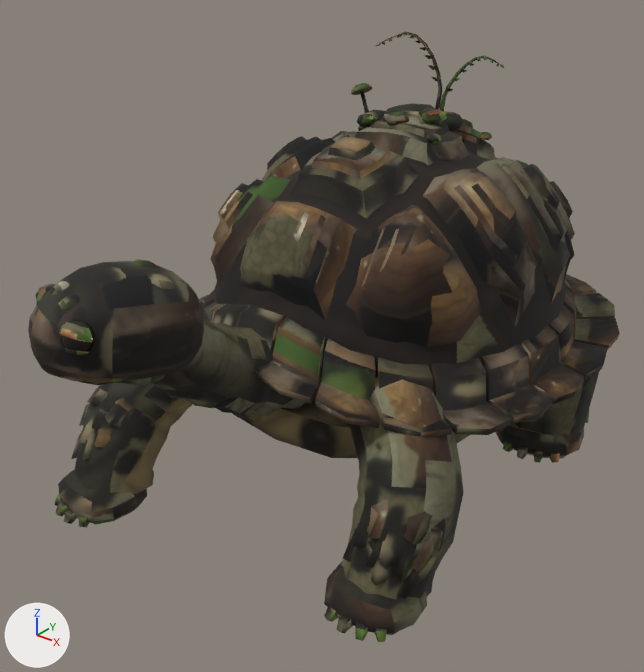
The FBX model models/export/turtle.fbx as it was, and as the next commit left it.
One viewpoint serves both versions: a camera (50 mm lens) standing at (3.22, -4.66, 3.61) and looking at (-0.04, -0.6, 1.1). Arrows for +X, +Y and +Z are at lower left; the lights stay in place. The older version comes first. Vertices at exactly the same position are counted once.

Names of what the first picture shows: 'Turtle_Body' and 1 more.
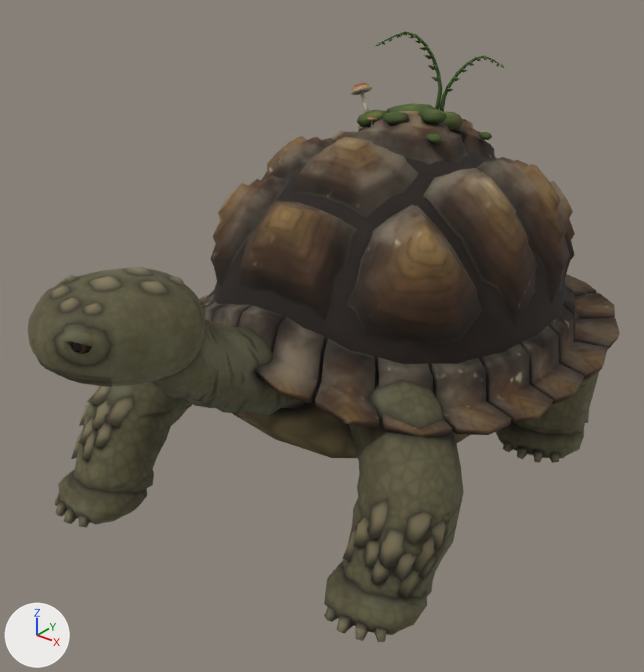
Pixel boxes (x1, y1, x2, y2) of what changed, in the pictures (644 x 672 px; the box of a moved part takes in the faces that stretch with it):
part 1 of me_turtle_body, moved or reshaped
    before: (89, 266, 126, 284)
    after: (89, 276, 122, 292)
part 2 of me_turtle_body, moved or reshaped
    before: (49, 281, 69, 295)
    after: (50, 286, 71, 299)
part 3 of me_turtle_body, moved or reshaped
    before: (58, 293, 80, 311)
    after: (59, 298, 81, 312)
part 4 of me_turtle_body, moved or reshaped
    before: (132, 259, 159, 269)
    after: (124, 267, 153, 276)
part 5 of me_turtle_body, moved or reshaped
    before: (147, 273, 176, 289)
    after: (139, 281, 168, 295)
part 6 of me_turtle_body, added
    after: (168, 276, 185, 286)
part 7 of me_turtle_body, added
    after: (62, 275, 79, 284)
part 8 of me_turtle_body, added
    after: (83, 303, 103, 316)
part 9 of me_turtle_body, moved or reshaped
    before: (28, 261, 204, 385)
    after: (28, 268, 205, 387)
part 10 of me_turtle_body, surface changed
    both: (28, 31, 620, 642)

The change, as a list of edits to the scene's bpy script:
```text
Change me_turtle_body:
    used by ob_turtle_body; location = (0.0, 0.0, 0.0)
    remove me_turtle_body.from_pydata(...)  # 4851 vertices, 4595 faces; spans x -1.42..1.42, y -2.54..1.81, z 0.0..2.85
    add me_turtle_body.from_pydata(...)  # 4971 vertices, 4700 faces; spans x -1.42..1.42, y -2.55..1.81, z 0.0..2.85
    me_turtle_body part 1: the loose piece of 16 vertices spanning x -0.26..-0.01, y -2.28..-2.03, z 1.95..2.01 is scaled about its middle by (0.903, 0.923, 0.846), then moved by (-0.01, -0.01, -0.04)
    me_turtle_body part 2: the loose piece of 16 vertices spanning x -0.36..-0.22, y -2.4..-2.27, z 1.88..1.96 is scaled about its middle by (1.01, 1.06, 0.774), then moved by (0.01, 0.0, -0.02)
    me_turtle_body part 3: the loose piece of 16 vertices spanning x -0.21..-0.07, y -2.45..-2.32, z 1.87..1.95 is scaled about its middle by (1.04, 1.05, 0.755), then moved by (-0.01, 0.01, -0.02)
    me_turtle_body part 4: the loose piece of 16 vertices spanning x -0.25..-0.06, y -1.99..-1.8, z 1.9..1.99 is scaled about its middle by (0.984, 0.991, 0.672), then moved by (-0.01, -0.04, -0.03)
    me_turtle_body part 5: the loose piece of 16 vertices spanning x -0.05..0.14, y -2.07..-1.87, z 1.87..1.97 is scaled about its middle by (0.987, 1, 0.7), then moved by (-0.02, -0.04, -0.03)
    me_turtle_body part 6: the loose piece of 16 vertices spanning x -0.26..-0.01, y -2.28..-2.03, z 1.95..2.01 is copied, and the copy is multiplied about its middle by the matrix ((0.53, -0.04, 0.092), (-0.013, 0.463, 0.275), (-0.099, -0.273, 0.454)), then moved by (0.12, 0.34, -0.11); it spans x -0.09..0.05, y -1.88..-1.77, z 1.82..1.9
    me_turtle_body part 7: the loose piece of 16 vertices spanning x -0.05..0.14, y -2.07..-1.87, z 1.87..1.97 is copied, and the copy is multiplied about its middle by the matrix ((0.505, -0.086, -0.306), (-0.015, 0.568, -0.183), (0.318, 0.163, 0.478)), then moved by (-0.39, -0.25, -0.01); it spans x -0.39..-0.29, y -2.28..-2.16, z 1.89..1.94
    me_turtle_body part 8: the loose piece of 16 vertices spanning x -0.05..0.14, y -2.07..-1.87, z 1.87..1.97 is copied, and the copy is multiplied about its middle by the matrix ((0.588, 0.071, -0.058), (-0.089, 0.527, -0.26), (0.02, 0.266, 0.532)), then moved by (-0.07, -0.37, -0.04); it spans x -0.08..0.03, y -2.39..-2.28, z 1.86..1.92
    me_turtle_body part 9: 125 vertices moved from x -0.48..0.23, y -2.54..-1.7, z 1.54..1.99 to x -0.47..0.22, y -2.54..-1.7, z 1.53..1.95; 371 vertices removed from x -0.49..0.23, y -2.51..-1.69, z 1.39..1.95; 415 vertices added at x -0.5..0.21, y -2.52..-1.68, z 1.42..1.91
    me_turtle_body part 10: 3794 kept faces spanning x -1.42..1.42, y -2.55..1.81, z 0.0..2.85 get new texture (UV) coordinates
    other edits to the shape of me_turtle_body do not show in these pictures
```
